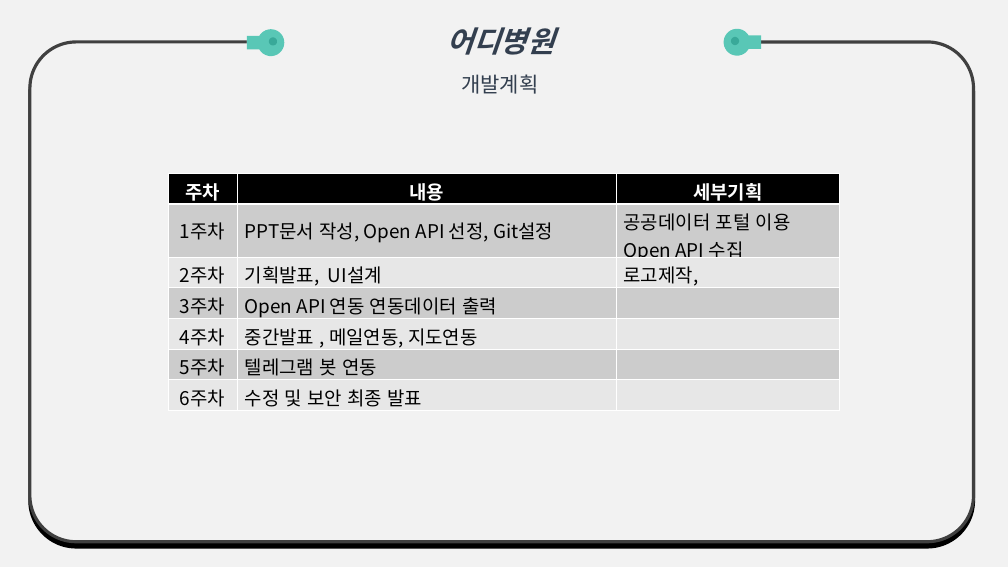
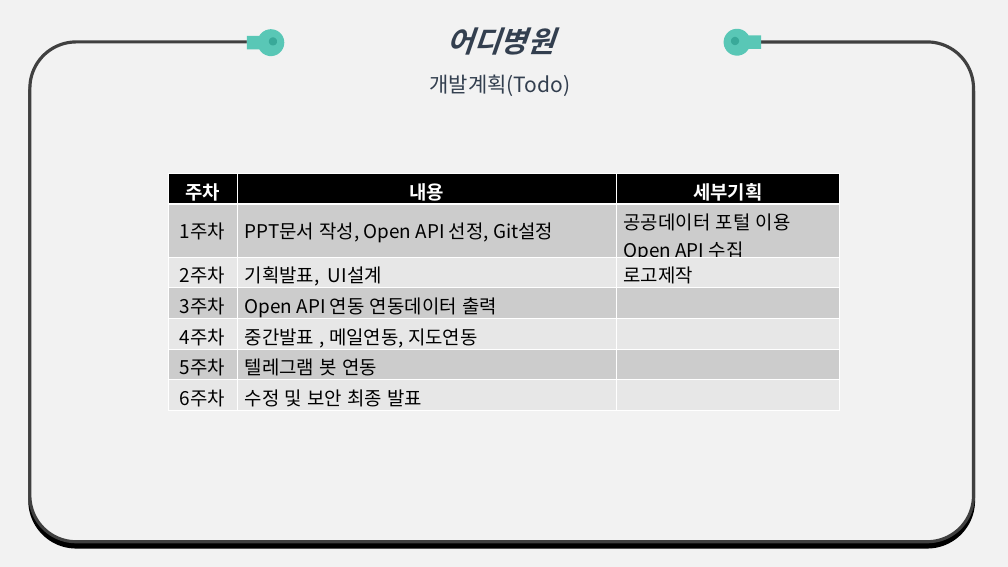
Before and after one commit to WOOLUCY/scriptlang, a slide deck: slide 7 of TermProject/Presentation/Planning/PPT 1.pptx. Drawn at 1008x567 pixels with LibreOffice and Linux fonts; fonts in the diff are those of the drawing. Boxes give left, top, right and bottom in pixels: in the first picture for what was removed or moved away, otherwise in the second. Text is boxed around its words. In the diff, an @@ line names an element or a change of style, - is before the commit and + after.

```diff
--- a/TermProject/Presentation/Planning/PPT 1.pptx
+++ b/TermProject/Presentation/Planning/PPT 1.pptx
@@ text at (429, 74, 570, 96): text changed @@
-개발계획
+개발계획(Todo)
@@ table at (168, 173, 839, 411) @@
-row 3, column 3: 로고제작,
+row 3, column 3: 로고제작
```
Also in this commit, not shown: 1 other slide changed.
